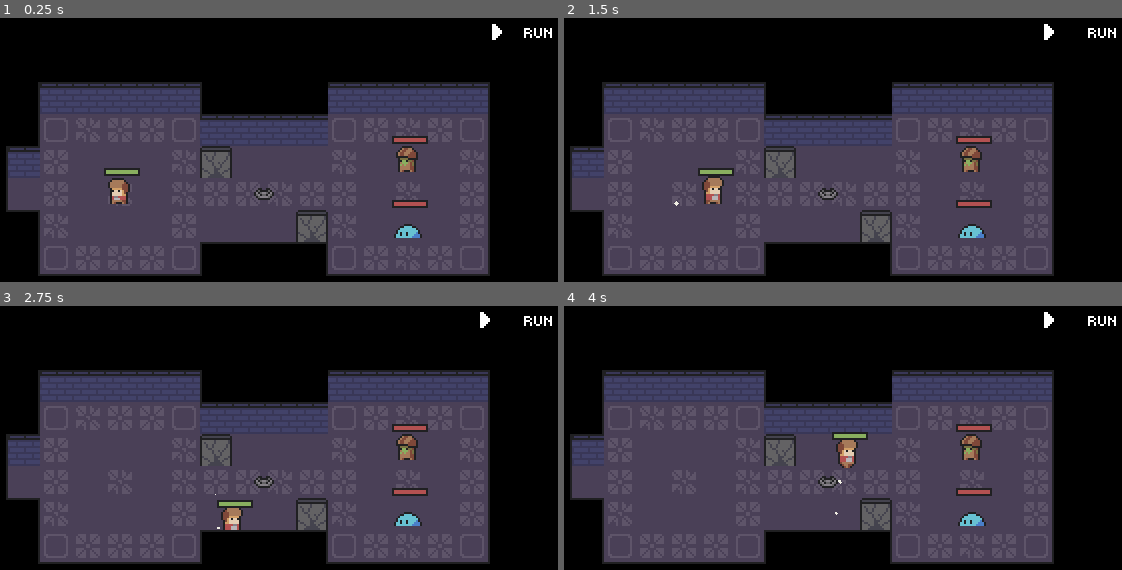
Above: before the commit, frames 1-4 (two rows, left to right).
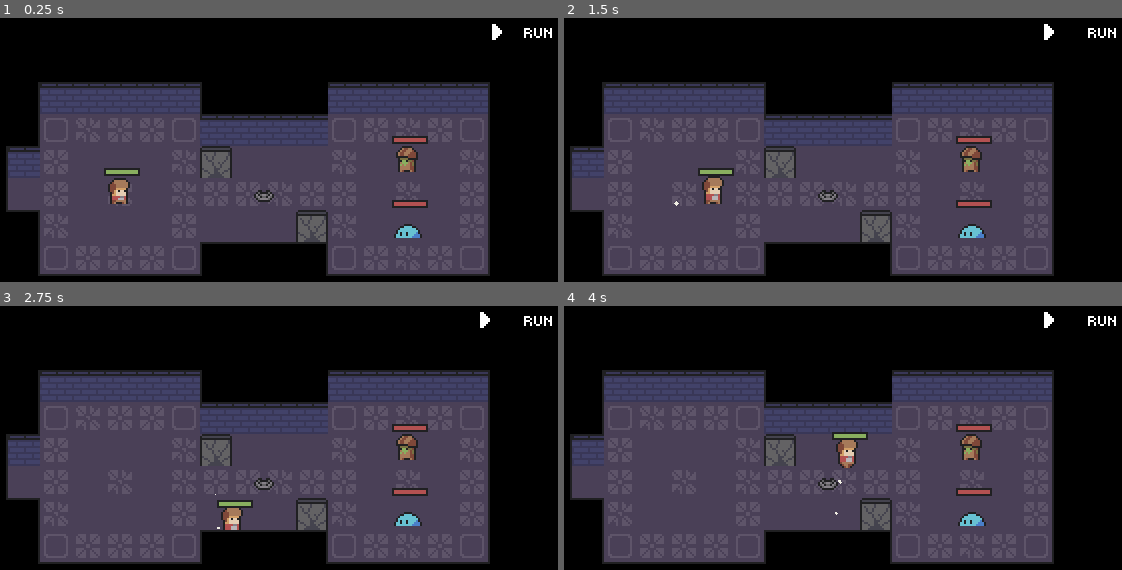
Above: after the commit, the same moments.

Repository: Guthen/KnightHelper
Game: Godot game, scene res://game/Game.tscn
The game is run twice, just before and just after one commit, with the same random seed, the same clock (stepped at 60 frames per second) and the same inputs.
Inputs (mouse positions are in pixels of both pictures, inside the frame that each line leads up to):
- Up to frame 1 (0.25 s): no input
- Up to frame 2 (1.5 s): click (1088, 31) at 0.5 s; tap Enter at 1.25 s; hold D (right) from 1.28 s (still down)
- Up to frame 3 (2.75 s): release D (right) at 2.03 s; hold S (down) from 2.03 s (still down)
- Up to frame 4 (4 s): release S (down) at 2.78 s; hold D (right) 2.78-3.53 s; hold Z (up) from 3.53 s (still down)

The runs differ from the first frame. In frame 1, 0.3% of the frame differs, in the area x 19-50%, y 60-71%; in frame 2, 0.1%; in frame 3, 0.1%; in frame 4, 0.1%.

Commit message:
Velocity + Damage Shader + Minor Improvements

Diff:
--- /dev/null
+++ b/assets/HitShader.shader
@@ -0,0 +1,13 @@
+shader_type canvas_item;
+
+uniform bool IS_ACTIVE = false;
+uniform vec4 REPLACE_COLOR : hint_color = vec4( 1f, 1f, 1f, 1f );
+uniform vec4 IGNORE_COLOR : hint_color = vec4( 0f, 0f, 0f, 1f );
+
+void fragment() {
+	COLOR = texture( TEXTURE, UV );
+
+	if ( IS_ACTIVE && !( length( abs( COLOR.rgb - IGNORE_COLOR.rgb ) ) < .1 ) && COLOR.a == 1f ) {
+		COLOR = REPLACE_COLOR;
+	}
+}
--- a/character/Character.tscn
+++ b/character/Character.tscn
@@ -1,43 +1,51 @@
-[gd_scene load_steps=12 format=2]
+[gd_scene load_steps=14 format=2]
 
 [ext_resource path="res://character/character.gd" type="Script" id=1]
 [ext_resource path="res://character/player/player.png" type="Texture" id=2]
+[ext_resource path="res://assets/HitShader.shader" type="Shader" id=3]
 
-[sub_resource type="Curve" id=1]
+[sub_resource type="Curve" id=12]
 _data = [ Vector2( 0, 1 ), 0.0, 0.0, 0, 0, Vector2( 1, 0 ), -3.25165, 0.0, 0, 0 ]
 
-[sub_resource type="AtlasTexture" id=2]
+[sub_resource type="ShaderMaterial" id=20]
+resource_local_to_scene = true
+shader = ExtResource( 3 )
+shader_param/IS_ACTIVE = false
+shader_param/REPLACE_COLOR = Color( 1, 1, 1, 1 )
+shader_param/IGNORE_COLOR = Color( 0.129412, 0.129412, 0.137255, 1 )
+
+[sub_resource type="AtlasTexture" id=13]
 atlas = ExtResource( 2 )
 region = Rect2( 0, 0, 11, 15 )
 
-[sub_resource type="AtlasTexture" id=3]
+[sub_resource type="AtlasTexture" id=14]
 atlas = ExtResource( 2 )
 region = Rect2( 11, 0, 11, 15 )
 
-[sub_resource type="AtlasTexture" id=4]
+[sub_resource type="AtlasTexture" id=15]
 atlas = ExtResource( 2 )
 region = Rect2( 0, 15, 11, 15 )
 
-[sub_resource type="AtlasTexture" id=5]
+[sub_resource type="AtlasTexture" id=16]
 atlas = ExtResource( 2 )
 region = Rect2( 11, 15, 11, 15 )
 
-[sub_resource type="AtlasTexture" id=6]
+[sub_resource type="AtlasTexture" id=17]
 atlas = ExtResource( 2 )
 region = Rect2( 22, 15, 11, 15 )
 
-[sub_resource type="AtlasTexture" id=7]
+[sub_resource type="AtlasTexture" id=18]
 atlas = ExtResource( 2 )
 region = Rect2( 33, 15, 11, 15 )
 
-[sub_resource type="SpriteFrames" id=8]
+[sub_resource type="SpriteFrames" id=19]
 animations = [ {
-"frames": [ SubResource( 2 ), SubResource( 3 ) ],
+"frames": [ SubResource( 13 ), SubResource( 14 ) ],
 "loop": true,
 "name": "idle",
 "speed": 5.0
 }, {
-"frames": [ SubResource( 4 ), SubResource( 5 ), SubResource( 6 ), SubResource( 7 ) ],
+"frames": [ SubResource( 15 ), SubResource( 16 ), SubResource( 17 ), SubResource( 18 ) ],
 "loop": true,
 "name": "walk",
 "speed": 8.0
@@ -62,12 +70,13 @@
 angular_velocity = 200.0
 scale_amount = 1.5
 scale_amount_random = 1.0
-scale_amount_curve = SubResource( 1 )
+scale_amount_curve = SubResource( 12 )
 color = Color( 0.94902, 0.941176, 0.898039, 1 )
 
 [node name="AnimatedSprite" type="AnimatedSprite" parent="."]
+material = SubResource( 20 )
 position = Vector2( 0, -2 )
-frames = SubResource( 8 )
+frames = SubResource( 19 )
 animation = "idle"
 
 [node name="CollisionShape2D" type="CollisionShape2D" parent="."]
--- a/character/character.gd
+++ b/character/character.gd
@@ -5,10 +5,13 @@
 export var speed: int = 75
 export var is_looking_left: bool = false
 export var is_freezed: bool = false
+export var velocity: Vector2 = Vector2.ZERO
 
 onready var game = get_node( "/root/Game" )
 onready var start_dust_particles_x = $DustParticles.position.x
 onready var start_dust_particles_dir_y = $DustParticles.direction.y
+
+signal on_death
 
 func _ready():
 	if is_looking_left:
@@ -25,6 +28,10 @@
 
 func _physics_process( dt ):
 	var dir = get_movement_direction()
+
+	if not ( velocity == Vector2.ZERO ):
+		move_and_slide( velocity )
+		velocity = velocity.move_toward( Vector2.ZERO, dt * 100 )
 
 	if not game.is_running or is_freezed or dir == Vector2.ZERO:
 		$AnimatedSprite.play( "idle" )
@@ -46,11 +53,18 @@
 	$AnimatedSprite.play( "walk" )
 	$DustParticles.emitting = true
 
-func take_damage( damage: int ):
+func take_damage( damage: int, velocity: Vector2 = Vector2.ZERO ):
 	health -= damage
 	last_damage_time = 0
+
+	self.velocity += velocity
+
+	$AnimatedSprite.material.set_shader_param( "IS_ACTIVE", true )
+	yield( get_tree().create_timer( .25 ), "timeout" )
+	$AnimatedSprite.material.set_shader_param( "IS_ACTIVE", false )
+
 	if health < 0:
-		get_tree().reload_current_scene()
+		emit_signal( "on_death", damage, velocity )
 
 func get_movement_direction() -> Vector2:
 	return Vector2.ZERO
--- a/character/goblin/Goblin.tscn
+++ b/character/goblin/Goblin.tscn
@@ -45,6 +45,6 @@
 max_health = 25.0
 speed = 60
 
-[node name="AnimatedSprite" parent="." index="0"]
+[node name="AnimatedSprite" parent="." index="1"]
 frames = SubResource( 7 )
 animation = "walk"
--- a/character/player/Player.tscn
+++ b/character/player/Player.tscn
@@ -1,8 +1,16 @@
-[gd_scene load_steps=11 format=2]
+[gd_scene load_steps=13 format=2]
 
 [ext_resource path="res://character/Character.tscn" type="PackedScene" id=1]
 [ext_resource path="res://character/player/player.gd" type="Script" id=2]
 [ext_resource path="res://character/player/player.png" type="Texture" id=3]
+[ext_resource path="res://assets/HitShader.shader" type="Shader" id=4]
+
+[sub_resource type="ShaderMaterial" id=8]
+resource_local_to_scene = true
+shader = ExtResource( 4 )
+shader_param/IS_ACTIVE = false
+shader_param/REPLACE_COLOR = Color( 1, 1, 1, 1 )
+shader_param/IGNORE_COLOR = Color( 0.129412, 0.129412, 0.137255, 1 )
 
 [sub_resource type="AtlasTexture" id=1]
 atlas = ExtResource( 3 )
@@ -45,7 +53,10 @@
 script = ExtResource( 2 )
 
 [node name="AnimatedSprite" parent="." index="1"]
+material = SubResource( 8 )
 frames = SubResource( 7 )
 
 [node name="HealthRect" parent="HUD" index="2"]
 color = Color( 0.541176, 0.690196, 0.376471, 1 )
+
+[connection signal="on_death" from="." to="." method="_on_Player_on_death"]
--- a/character/player/player.gd
+++ b/character/player/player.gd
@@ -17,3 +17,6 @@
 		dir.x += 1
 
 	return dir
+
+func _on_Player_on_death():
+	get_tree().reload_current_scene()
--- a/character/slime/Slime.tscn
+++ b/character/slime/Slime.tscn
@@ -1,7 +1,15 @@
-[gd_scene load_steps=6 format=2]
+[gd_scene load_steps=8 format=2]
 
 [ext_resource path="res://character/Character.tscn" type="PackedScene" id=1]
 [ext_resource path="res://character/slime/slime.png" type="Texture" id=2]
+[ext_resource path="res://assets/HitShader.shader" type="Shader" id=3]
+
+[sub_resource type="ShaderMaterial" id=4]
+resource_local_to_scene = true
+shader = ExtResource( 3 )
+shader_param/IS_ACTIVE = false
+shader_param/REPLACE_COLOR = Color( 1, 1, 1, 1 )
+shader_param/IGNORE_COLOR = Color( 0.129412, 0.129412, 0.137255, 1 )
 
 [sub_resource type="AtlasTexture" id=1]
 atlas = ExtResource( 2 )
@@ -22,4 +30,5 @@
 [node name="Slime" instance=ExtResource( 1 )]
 
 [node name="AnimatedSprite" parent="." index="1"]
+material = SubResource( 4 )
 frames = SubResource( 3 )
--- a/game/objects/BearTrap.tscn
+++ b/game/objects/BearTrap.tscn
@@ -26,10 +26,11 @@
 script = ExtResource( 2 )
 
 [node name="AnimatedSprite" type="AnimatedSprite" parent="."]
-position = Vector2( 0, -1 )
+position = Vector2( 0, 4 )
 frames = SubResource( 3 )
 
 [node name="Area2D" type="Area2D" parent="."]
+position = Vector2( 0, 5 )
 
 [node name="CollisionShape2D" type="CollisionShape2D" parent="Area2D"]
 position = Vector2( 0, 0.5 )
--- a/game/objects/bear_trap.gd
+++ b/game/objects/bear_trap.gd
@@ -1,5 +1,6 @@
 extends Node2D
 
+export var damage: int = 40
 var is_activated = false
 
 func _ready():
@@ -14,9 +15,10 @@
 		is_activated = true
 		$AnimatedSprite.set_frame( 1 )
 
-		body.position = position + Vector2( 0, -6 )
 		body.is_freezed = true
-		body.take_damage( 40 )
+		body.position = position #+ Vector2( 0, -6 )
+		body.take_damage( damage )
+		#body.take_damage( 40, position.direction_to( body.position ) * 50 )
 
 		yield( get_tree().create_timer( 1 ), "timeout" )
 		body.is_freezed = false
--- a/map/levels/BaseLevel.tscn
+++ b/map/levels/BaseLevel.tscn
@@ -109,7 +109,6 @@
 
 [node name="Player" parent="WallMap" instance=ExtResource( 3 )]
 position = Vector2( 56, 56 )
-is_looking_left = true
 
 [node name="Camera" type="Camera2D" parent="."]
 position = Vector2( 56, 52 )
--- a/map/levels/TestLevel.tscn
+++ b/map/levels/TestLevel.tscn
@@ -21,7 +21,7 @@
 position = Vector2( 104, 40 )
 
 [node name="BearTrap" parent="WallMap" index="3" instance=ExtResource( 1 )]
-position = Vector2( 128, 56 )
+position = Vector2( 128, 52 )
 
 [node name="Goblin" parent="WallMap" index="4" instance=ExtResource( 5 )]
 position = Vector2( 200, 40 )
